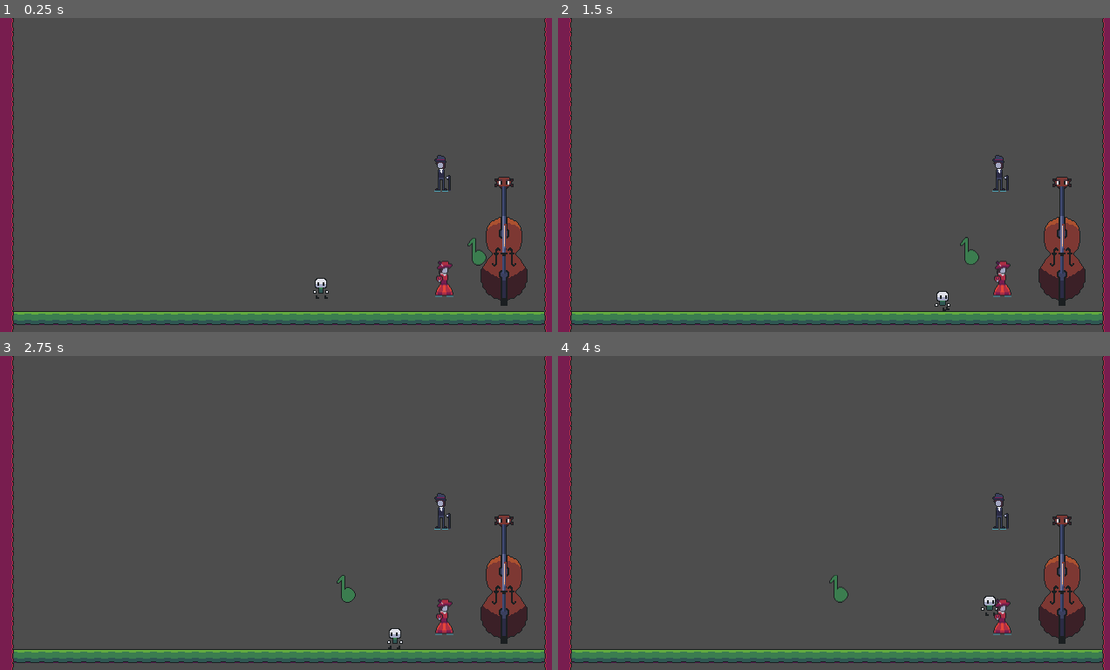
Above: before the commit, frames 1-4 (two rows, left to right).
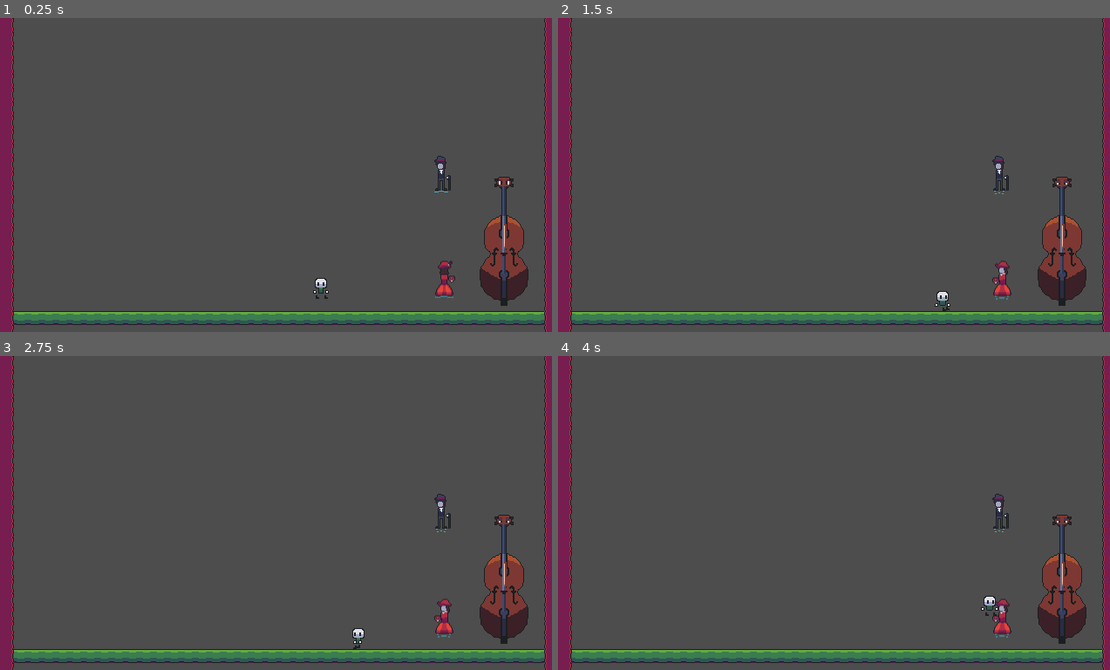
Above: after the commit, the same moments.

Repository: snootyjerk/Boss-Rush-Jam
Game: Godot game, scene res://Levels/level_test2.tscn
The game is run twice, just before and just after one commit, with the same random seed, the same clock (stepped at 60 frames per second) and the same inputs. This scene is started directly instead of the project's main scene.
Inputs:
- Up to frame 1 (0.25 s): no input
- Up to frame 2 (1.5 s): hold Right (right) from 0.53 s (still down); tap Shift (throw) at 0.6, 1.35 s; tap Space (jump) at 0.77 s
- Up to frame 3 (2.75 s): tap Space (jump) at 1.52 s; release Right (right) at 2.03 s; hold Left (left) from 2.03 s (still down); tap Shift (throw) at 2.1 s
- Up to frame 4 (4 s): release Left (left) at 2.78 s; hold Right (right) from 2.78 s (still down); tap Shift (throw) at 2.85, 3.6 s; tap Space (jump) at 3.02, 3.77 s

The runs differ from the first frame. In frame 1, 0.8% of the frame differs, in the area x 78-96%, y 43-90%; in frame 2, 0.8%; in frame 3, 1.0%, in the area x 60-96%, y 43-94%; in frame 4, 0.8%.
Error in both runs: Invalid assignment of property or key 'player_position' with value of type 'Vector2' on a base object of type 'Nil'. (res://Player/player_controller.gd:117)

Commit message:
Cello note projectile
Cello now emits a note on a timer.

Diff:
--- /dev/null
+++ b/Bosses/cello_boss.gd
@@ -0,0 +1,14 @@
+extends CharacterBody2D
+
+var _note_projectile = preload("res://Bosses/note.tscn")
+var _note_timer_max = 3
+var _note_timer = _note_timer_max
+
+
+func _physics_process(delta: float) -> void:
+	_note_timer -= 1*delta
+	if _note_timer <= 0:
+		var new_note = _note_projectile.instantiate()
+		Main.node.current_level.add_child(new_note)
+		new_note.global_position = global_position
+		_note_timer = _note_timer_max
--- a/Bosses/cello_boss.tscn
+++ b/Bosses/cello_boss.tscn
@@ -1,6 +1,7 @@
-[gd_scene load_steps=15 format=3 uid="uid://c0a1m6vnng1wy"]
+[gd_scene load_steps=16 format=3 uid="uid://c0a1m6vnng1wy"]
 
 [ext_resource type="Texture2D" uid="uid://d3ndnxjrgu63b" path="res://Sprite Sheets/Cello/celloIdle1.png" id="1_3doic"]
+[ext_resource type="Script" path="res://Bosses/cello_boss.gd" id="1_afp2d"]
 [ext_resource type="Texture2D" uid="uid://4t3mcyelxlsl" path="res://Sprite Sheets/Cello/bowedge vertical.png" id="2_n4n6s"]
 [ext_resource type="Texture2D" uid="uid://cfg0cqa7g5oku" path="res://Sprite Sheets/Cello/bowRightDiagonal.png" id="3_ydhom"]
 [ext_resource type="Texture2D" uid="uid://dj3kmcq8twt81" path="res://Sprite Sheets/Cello/bowStraight.png" id="4_uob8s"]
@@ -80,15 +81,17 @@
 }]
 
 [node name="CelloBoss" type="CharacterBody2D"]
+script = ExtResource("1_afp2d")
 
 [node name="BodySprite" type="AnimatedSprite2D" parent="."]
 sprite_frames = SubResource("SpriteFrames_vclxq")
+autoplay = "default"
 frame_progress = 0.672209
 
 [node name="BodyCollisionShape" type="CollisionShape2D" parent="."]
 position = Vector2(0, 4.5)
 shape = SubResource("RectangleShape2D_pkaw6")
 
-[node name="AnimatedSprite2D" type="AnimatedSprite2D" parent="."]
+[node name="BowSprite" type="AnimatedSprite2D" parent="."]
 sprite_frames = SubResource("SpriteFrames_1cwmp")
 frame_progress = 0.761039
--- a/Bosses/fem_dancer.tscn
+++ b/Bosses/fem_dancer.tscn
@@ -38,6 +38,7 @@
 
 [node name="FemSprite" type="AnimatedSprite2D" parent="."]
 sprite_frames = SubResource("SpriteFrames_qfo2l")
+autoplay = "default"
 frame_progress = 0.714773
 
 [node name="CollisionShape2D" type="CollisionShape2D" parent="."]
--- a/Bosses/man_dancer.tscn
+++ b/Bosses/man_dancer.tscn
@@ -39,6 +39,7 @@
 
 [node name="ManSprite" type="AnimatedSprite2D" parent="."]
 sprite_frames = SubResource("SpriteFrames_87n75")
+autoplay = "default"
 frame_progress = 0.640451
 
 [node name="CollisionShape2D" type="CollisionShape2D" parent="."]
--- a/Bosses/note.gd
+++ b/Bosses/note.gd
@@ -17,5 +17,5 @@
 
 	velocity.y = sin(_timer*_frequency) * _amplitude
 	global_position += velocity
-	if _timer <= 0:
+	if _timer >= _max_time:
 		queue_free()
--- a/Levels/level_test2.tscn
+++ b/Levels/level_test2.tscn
@@ -8,7 +8,6 @@
 [ext_resource type="PackedScene" uid="uid://c0a1m6vnng1wy" path="res://Bosses/cello_boss.tscn" id="5_sl0xd"]
 [ext_resource type="PackedScene" uid="uid://brfn0l5o8s87q" path="res://Bosses/man_dancer.tscn" id="7_pedbl"]
 [ext_resource type="PackedScene" uid="uid://bayubd62rlo3u" path="res://Bosses/fem_dancer.tscn" id="8_libms"]
-[ext_resource type="PackedScene" uid="uid://ccbt2wht1xh67" path="res://Bosses/note.tscn" id="9_lfs5y"]
 
 [node name="Level Test" type="Node2D"]
 script = ExtResource("1_10x31")
@@ -36,6 +35,3 @@
 
 [node name="FemDancer" parent="." instance=ExtResource("8_libms")]
 position = Vector2(510, 302)
-
-[node name="Note" parent="." instance=ExtResource("9_lfs5y")]
-position = Vector2(562, 259)
Not shown: 1 places in Levels/level_test2.tscn that only renumber resources
